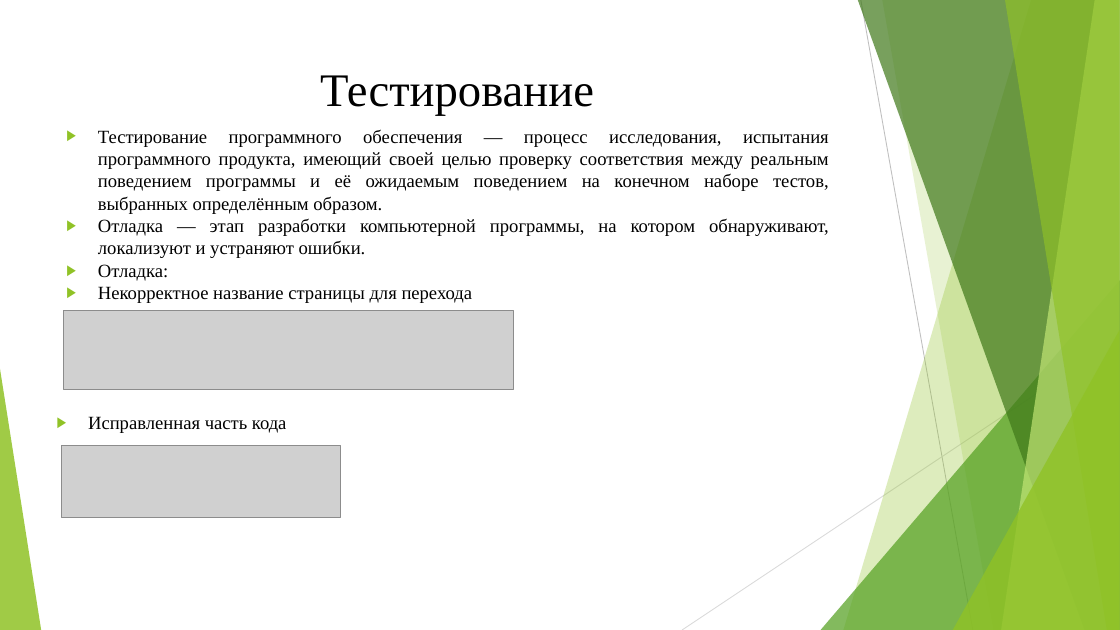
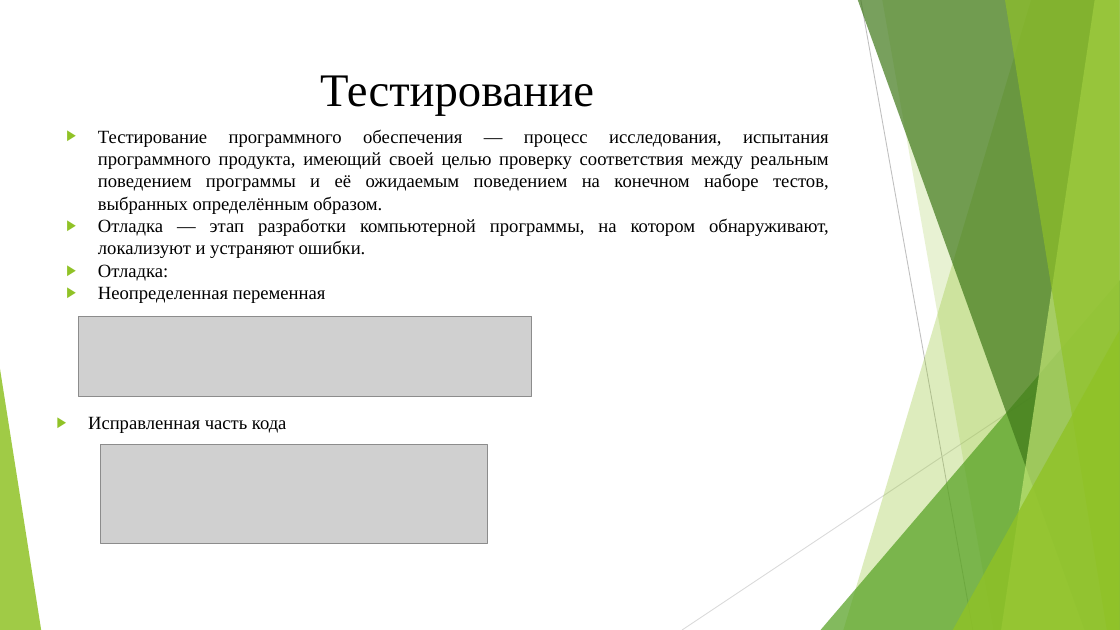
Before and after one commit to Abutalibli/svalka, a slide deck: slide 7 of Абуталыблы.pptx. Drawn at 1120x630 pixels with LibreOffice and Linux fonts; fonts in the diff are those of the drawing; grey boxes stand for pictures. Boxes give left, top, right and bottom in pixels: in the first picture for what was removed or moved away, otherwise in the second. Text is boxed around its words. In the diff, an @@ line names an element or a change of style, - is before the commit and + after.

```diff
--- a/Абуталыблы.pptx
+++ b/Абуталыблы.pptx
@@ text at [98,286,326,303]: text changed @@
-▶ Некорректное название страницы для перехода
+▶ Неопределенная переменная
@@ picture: place and size @@
-picture at [64,311,513,389]
+picture at [78,316,532,397]
@@ picture removed at [61,445,340,518] @@
@@ picture added at [100,444,486,544] @@
```
Also in this commit, not shown: 2 other slides changed.
